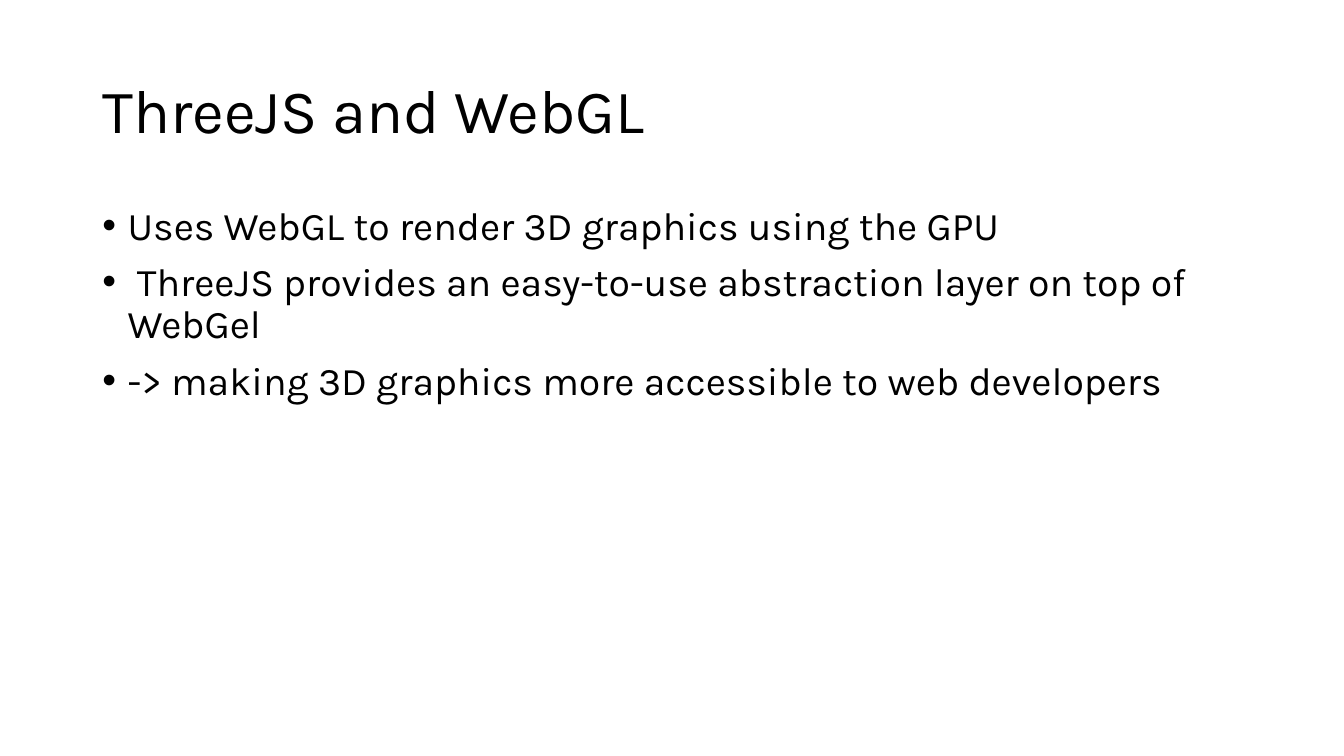
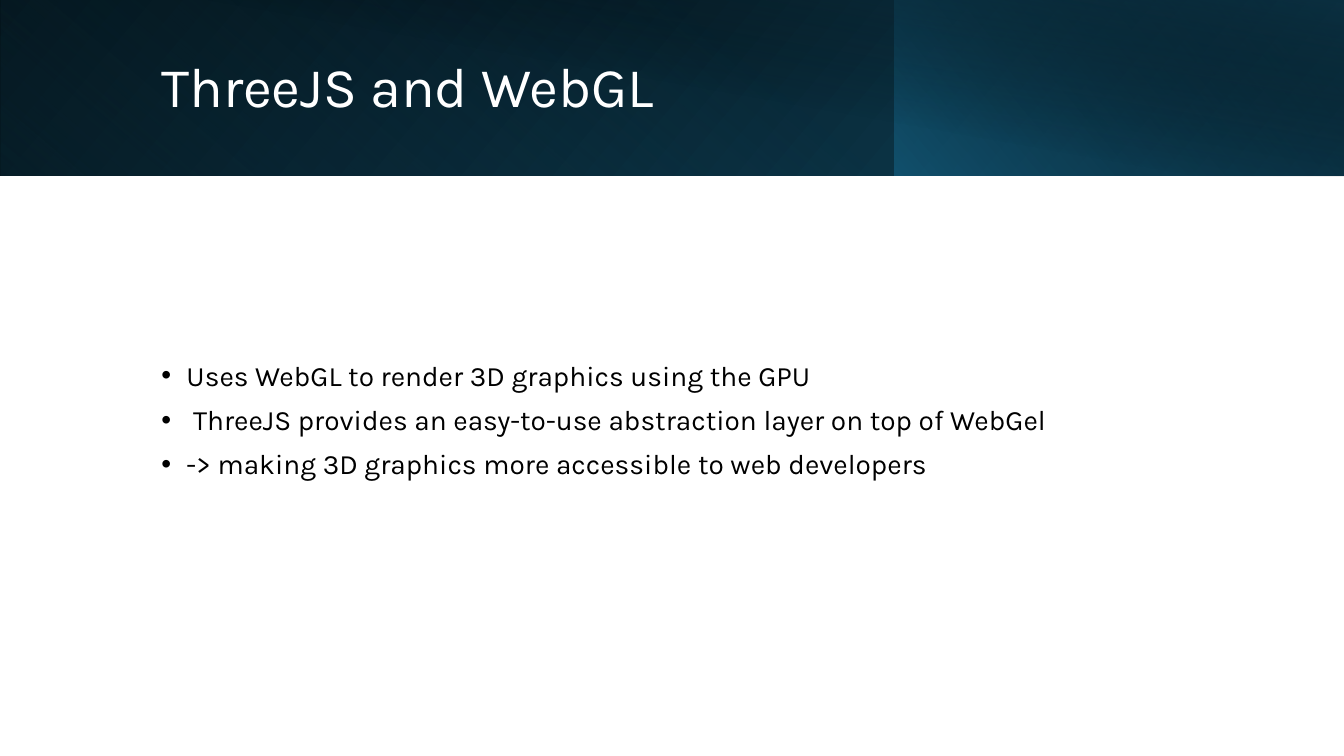
Before and after one commit to sebivenlo/esd-2024-threejs, a slide deck: slide 3 of Präsentation.pptx (slide 2 before the commit). Drawn at 1344x756 pixels with LibreOffice and Linux fonts; fonts in the diff are those of the drawing. Boxes give left, top, right and bottom in pixels: in the first picture for what was removed or moved away, otherwise in the second. Text is boxed around its words. In the diff, an @@ line names an element or a change of style, - is before the commit and + after.

```diff
--- a/Präsentation.pptx
+++ b/Präsentation.pptx
@@ rectangle added at bbox=[0, 0, 1344, 175], fill gradient #000000 to #104862 @@
@@ rectangle added at bbox=[0, 0, 895, 175], fill gradient #156082 to #0B3041 @@
@@ rectangle added at bbox=[50, 0, 1344, 176], fill gradient #000000 to #0B3041 @@
@@ rectangle added at bbox=[894, 0, 1344, 175], fill gradient #156082 to #000000 @@
@@ title "ThreeJS and WebGL": place and size @@
-title "ThreeJS and WebGL" at bbox=[102, 91, 645, 134]
+title "ThreeJS and WebGL" at bbox=[161, 68, 653, 108]
@@ title "ThreeJS and WebGL" at bbox=[161, 68, 653, 108]: size 44 to 40 pt, text colour #000000 to #FFFFFF @@
@@ text "Uses WebGL to render 3D ...": place and size @@
-text "Uses WebGL to render 3D ..." at bbox=[128, 213, 1186, 405]
+text "Uses WebGL to render 3D ..." at bbox=[186, 366, 1045, 481]
@@ text "Uses WebGL to render 3D ..." at bbox=[186, 366, 1045, 481]: size 28 to 20 pt; vertical alignment top to middle @@
```
Also in this commit, not shown: 4 other slides changed, 7 slides added, 7 slides removed.
